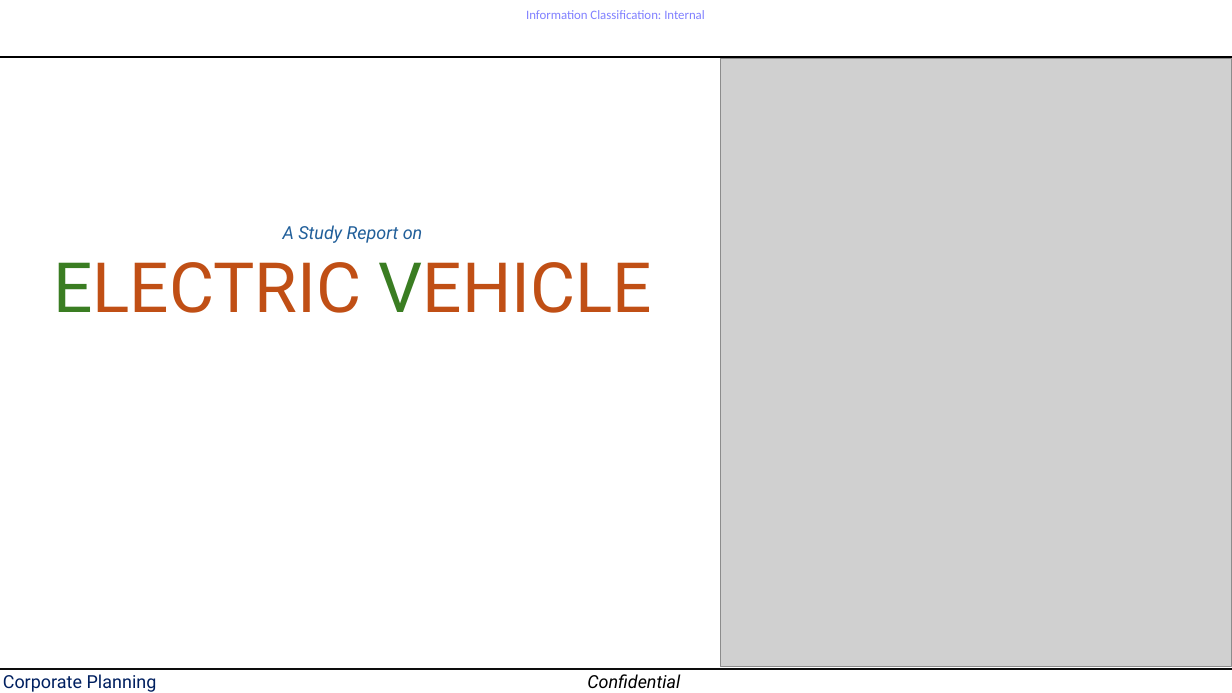
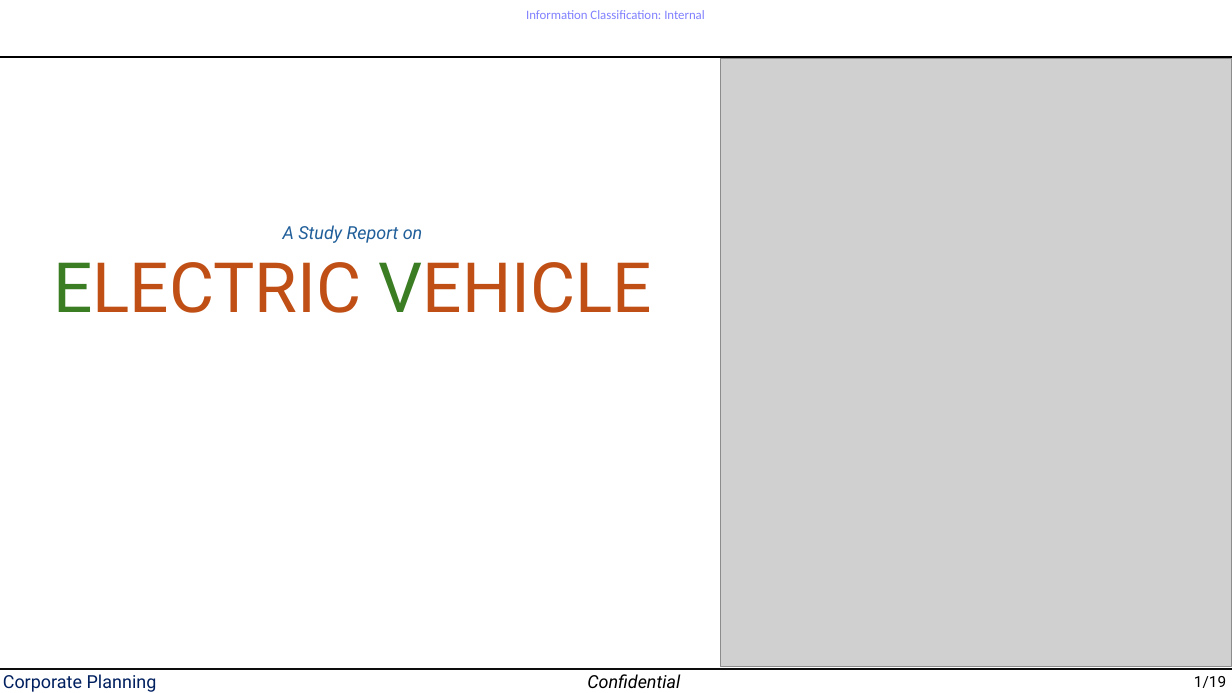
Before and after one commit to Crypto-ashish/bess, a slide deck: slide 1 of EV study 10nov.pptx. Drawn at 1232x693 pixels with LibreOffice and Linux fonts; fonts in the diff are those of the drawing; grey boxes stand for pictures. Boxes give left, top, right and bottom in pixels: in the first picture for what was removed or moved away, otherwise in the second. Text is boxed around its words. In the diff, an @@ line names an element or a change of style, - is before the commit and + after.

```diff
--- a/EV study 10nov.pptx
+++ b/EV study 10nov.pptx
@@ text added at [1194, 676, 1226, 688], 12 pt, text #000000 @@
+1/19
```
Also in this commit, not shown: 18 other slides changed.
